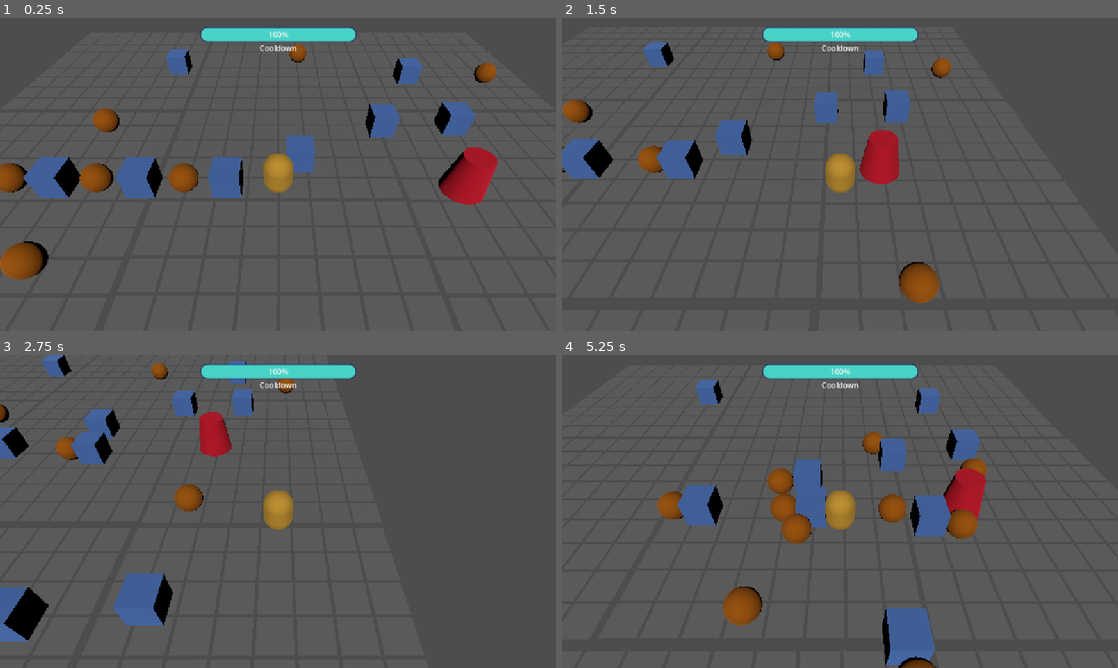
Above: before the commit, frames 1-4 (two rows, left to right).
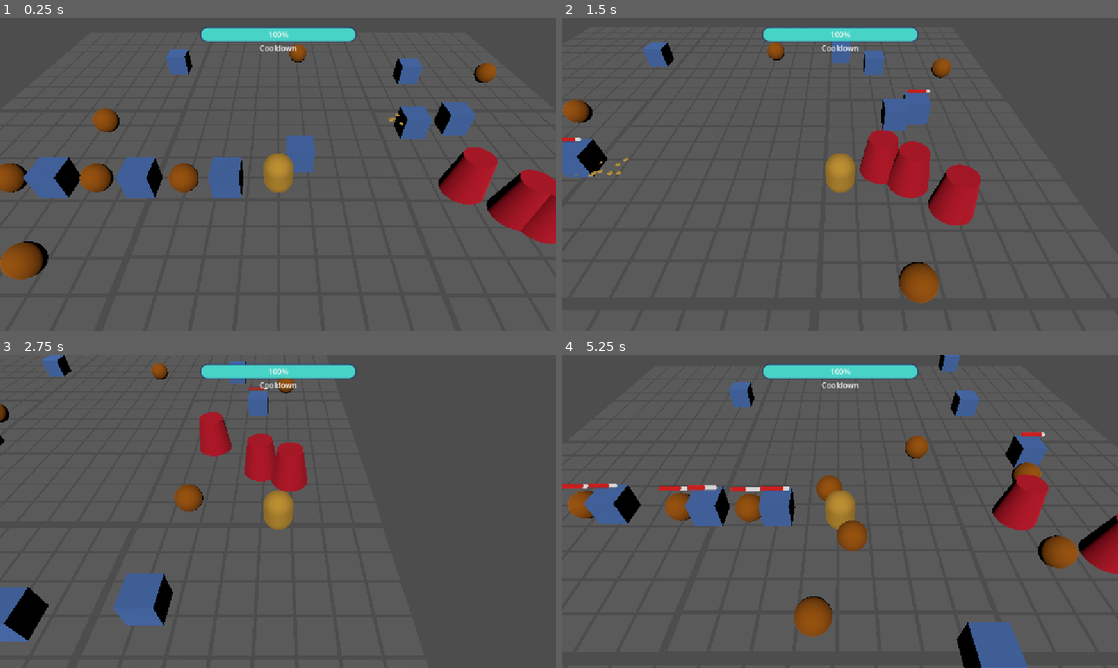
Above: after the commit, the same moments.

Repository: alexcavadora/LAGS-heartbeat
Game: Godot game, scene res://Levels/3d_test.tscn
Same seed, same stepped clock (60 frames per second), same inputs: the game is played once before the commit and once after it. The project has no main scene, so this scene is started directly.
Inputs (mouse positions are in pixels of both pictures, inside the frame that each line leads up to):
- Up to frame 1 (0.25 s): no input
- Up to frame 2 (1.5 s): move the mouse to (962, 158) at 0.52 s; hold Right (ui_right) 0.53-1.28 s; tap Q (repel) at 0.6, 1.35 s; tap Space (pull_spring) at 0.77 s; move the mouse to (728, 190) at 1.27 s; hold Down (ui_down) from 1.28 s (still down)
- Up to frame 3 (2.75 s): tap Space (pull_spring) at 1.52 s; move the mouse to (333, 442) at 2.02 s; release Down (ui_down) at 2.03 s; hold Right (ui_right) from 2.03 s (still down); tap Q (repel) at 2.1 s
- Up to frame 4 (5.25 s): move the mouse to (812, 574) at 2.77 s; release Right (ui_right) at 2.78 s; hold Up (ui_up) 2.78-3.53 s; tap Q (repel) every 0.75 s from 2.85 to 5.1 s; tap Space (pull_spring) at 3.02, 3.77, 4.52 s; move the mouse to (1006, 558) at 3.52 s; hold Left (ui_left) 3.53-5.03 s; move the mouse to (673, 464) at 4.27 s; move the mouse to (867, 511) at 5.02 s; hold Down (ui_down) from 5.03 s (still down)

The runs differ from the first frame. In frame 1, 3.2% of the frame differs, in the area x 65-100%, y 27-73%; in frame 2, 5.8%; in frame 3, 4.0%; in frame 4, 19%, in the area x 0-100%, y 0-100%.

Commit message:
some small changes

Diff:
--- a/Components/hitbox.gd
+++ b/Components/hitbox.gd
@@ -20,7 +20,7 @@
 
 func _on_body_entered(body: RigidBody3D) -> void:
 	if is_hurting == true and !enemy.is_class("Eye"):
-		damage = (enemy.linear_velocity - body.linear_velocity).length()
+		damage = max((enemy.linear_velocity - body.linear_velocity).length(),enemy.linear_velocity.length())
 	if body.is_in_group("enemy") and damage > 0:
 		body.health.hit(damage)
 		body.hitbox.hurt_timer(damage)
--- a/Components/pusher.gd
+++ b/Components/pusher.gd
@@ -4,14 +4,13 @@
 @onready var cooldown: Timer = $Timer
 
 func _on_body_entered(body: Enemy) -> void:
-
 	var force = (body.global_position - global_position).normalized() *a_magnitude* body.mass
-	print(force)
+	#print(force)
 	body.apply_central_impulse(force)
 	body.hitbox.hurt_timer(1)
 
 func _on_player_attack() -> void:
-	if cooldown.paused:
+	if cooldown.time_left == 0:
 		cooldown.start()
 		print(monitoring)
 		monitoring = true
--- a/Levels/3d_test.tscn
+++ b/Levels/3d_test.tscn
@@ -93,7 +93,24 @@
 mass = 10.0
 follow = NodePath("..")
 string_max_distance = 12.0
+s_force = 1500.0
+p_deceleration = 20.0
+
+[node name="Heart2" parent="Player" node_paths=PackedStringArray("follow") instance=ExtResource("4_usu0y")]
+transform = Transform3D(1, 0, 0, 0, 1, 0, 0, 0, 1, 3.57496, 0.75, -2.72692)
+mass = 10.0
+follow = NodePath("../Heart")
+string_max_distance = 3.0
 s_force = 1000.0
+p_deceleration = 65.0
+
+[node name="Heart3" parent="Player" node_paths=PackedStringArray("follow") instance=ExtResource("4_usu0y")]
+transform = Transform3D(1, 0, 0, 0, 1, 0, 0, 0, 1, 9.94094, 0.75, 3.86739)
+mass = 10.0
+follow = NodePath("../Heart2")
+string_max_distance = 3.0
+s_force = 1000.0
+p_deceleration = 65.0
 
 [node name="tilesito" type="StaticBody3D" parent="."]
 transform = Transform3D(1, 0, 0, 0, 1, 0, 0, 0, 1, 0.560677, 0, 0)
@@ -2737,8 +2754,8 @@
 
 [node name="Wall" type="StaticBody3D" parent="."]
 transform = Transform3D(1, 0, 0, 0, 1, 0, 0, 0, 1, -0.902096, -0.0341563, 0.00287056)
-collision_layer = 135
-collision_mask = 135
+collision_layer = 7
+collision_mask = 7
 
 [node name="CollisionShape3D" type="CollisionShape3D" parent="Wall"]
 transform = Transform3D(1, 0, 0, 0, 1, 0, 0, 0, 1, -12.8577, 1, 0)
@@ -2746,8 +2763,8 @@
 
 [node name="Wall2" type="StaticBody3D" parent="."]
 transform = Transform3D(-0.00254174, -0.000105, -0.999997, -0.00169059, 0.999999, -0.000100717, 0.999995, 0.00169033, -0.00254191, 0, 0, -2.59529)
-collision_layer = 135
-collision_mask = 135
+collision_layer = 7
+collision_mask = 7
 
 [node name="CollisionShape3D" type="CollisionShape3D" parent="Wall2"]
 transform = Transform3D(1, 0, 0, 0, 1, 0, 0, 0, 1, -12.8577, 1, 0)
@@ -2755,8 +2772,8 @@
 
 [node name="Wall3" type="StaticBody3D" parent="."]
 transform = Transform3D(-0.999995, -0.00169033, 0.00254196, -0.00169059, 0.999999, -0.000100717, -0.00254178, -0.000105, -0.999997, 0.909363, 0, 0.38668)
-collision_layer = 135
-collision_mask = 135
+collision_layer = 7
+collision_mask = 7
 
 [node name="CollisionShape3D" type="CollisionShape3D" parent="Wall3"]
 transform = Transform3D(1, 0, 0, 0, 1, 0, 0, 0, 1, -12.8577, 1, 0)
@@ -2764,8 +2781,8 @@
 
 [node name="Wall4" type="StaticBody3D" parent="."]
 transform = Transform3D(0.00254183, 0.000105, 0.999997, -0.00169059, 0.999999, -0.000100717, -0.999995, -0.00169033, 0.002542, 0, 0, 2.74571)
-collision_layer = 135
-collision_mask = 135
+collision_layer = 7
+collision_mask = 7
 
 [node name="CollisionShape3D" type="CollisionShape3D" parent="Wall4"]
 transform = Transform3D(1, 0, 0, 0, 1, 0, 0, 0, 1, -12.8577, 1, 0)
--- a/Player/player_chained.gd
+++ b/Player/player_chained.gd
@@ -82,8 +82,8 @@
 		var force = direction * exceed * s_force * -1.0
 		var horizontal_velocity = Vector3(velocity.x, 0, velocity.z)
 		force -= horizontal_velocity * s_damping
-		velocity.x = min(velocity.x + force.x * delta, force.x * 0.04)
-		velocity.z = min(velocity.z + force.z * delta, force.z * 0.04)
+		velocity.x = min(velocity.x + force.x * delta, force.x * 0.1)
+		velocity.z = min(velocity.z + force.z * delta, force.z * 0.1)
 
 func _unhandled_input(_event: InputEvent) -> void:
 	if Input.is_action_pressed("pull_spring"):
